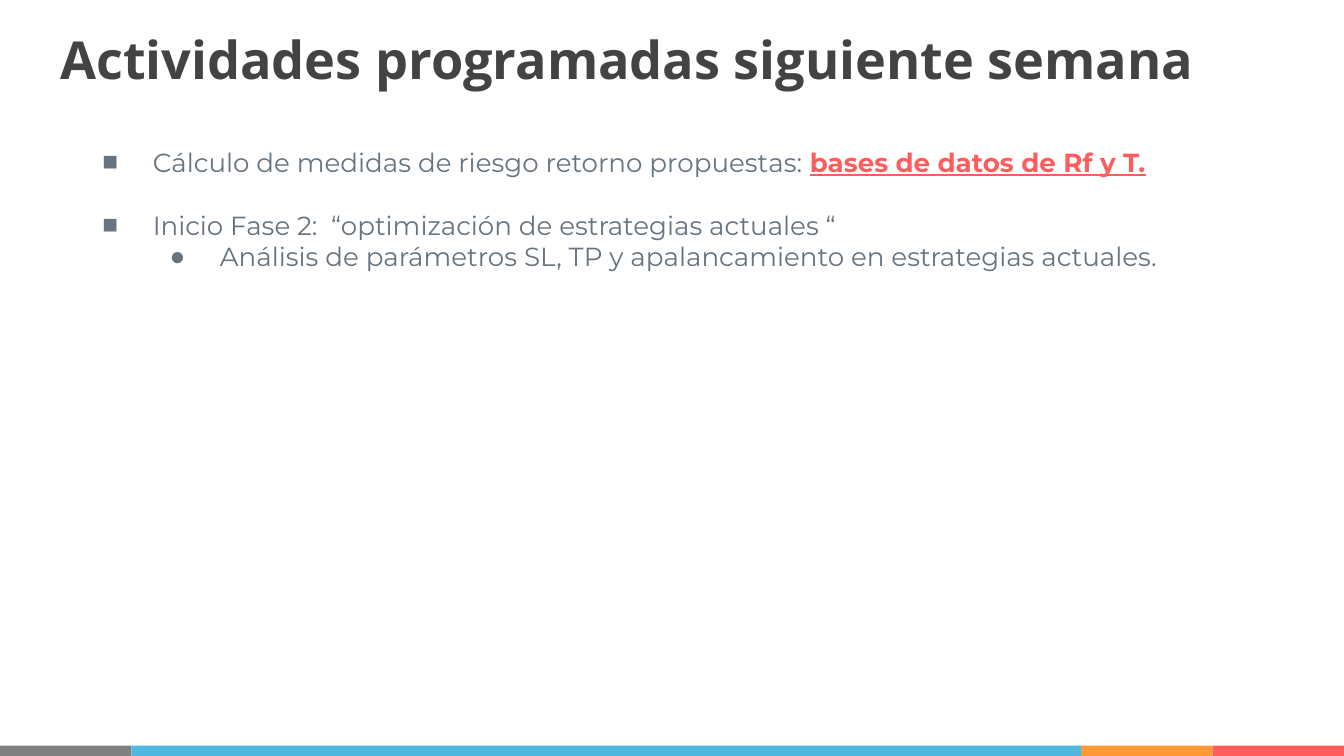
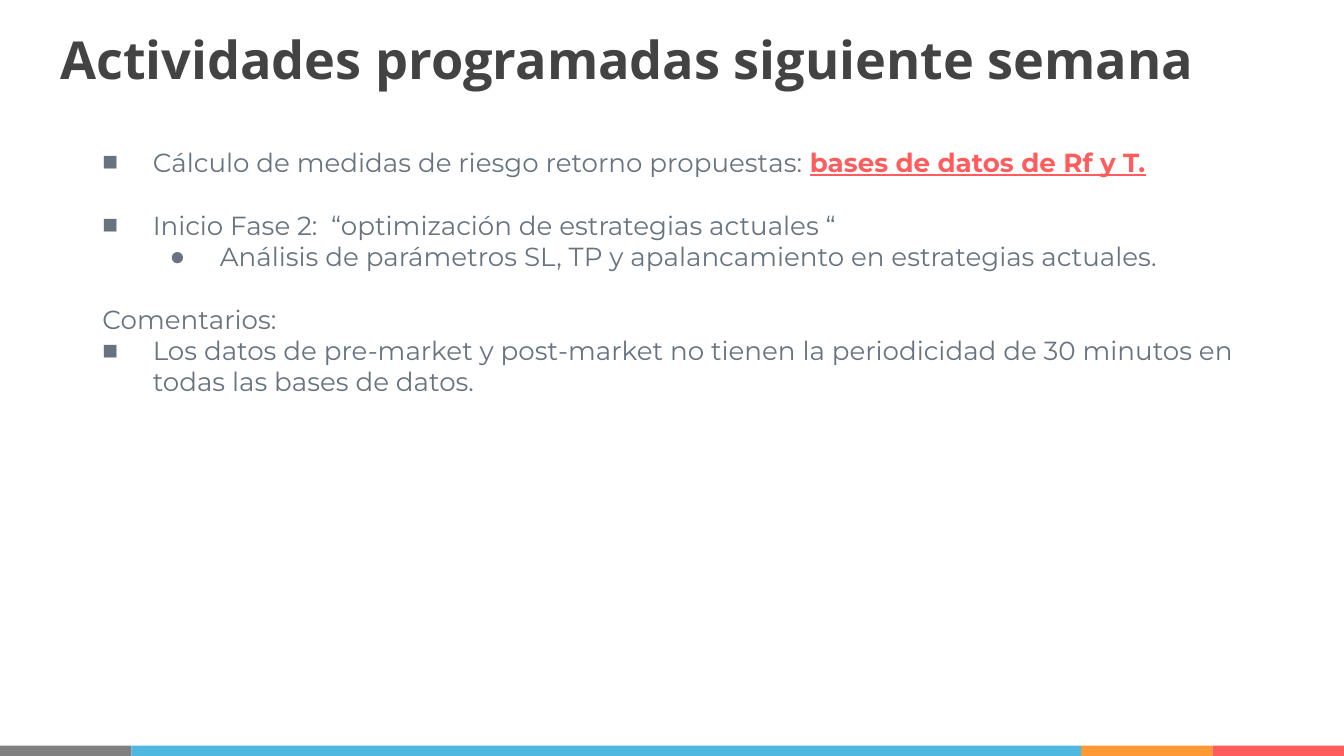
Before and after one commit to IISOS/Swell_2_Optimizacion_estrategias, a slide deck: slide 26 of Presentaciones/Swell - Optimización de estrategias - R5 (19-03-2021).pptx (slide 12 before the commit). Drawn at 1344x756 pixels with LibreOffice and Linux fonts; fonts in the diff are those of the drawing. Boxes give left, top, right and bottom in pixels: in the first picture for what was removed or moved away, otherwise in the second. Text is boxed around its words. In the diff, an @@ line names an element or a change of style, - is before the commit and + after.

```diff
--- a/Presentaciones/Swell - Optimización de estrategias - R5 (19-03-2021).pptx
+++ b/Presentaciones/Swell - Optimización de estrategias - R5 (19-03-2021).pptx
@@ text at <box>102,309,1232,391</box>: paragraphs added @@
+    Comentarios:
+    ■ Los datos de pre-market y post-market no tienen la periodicidad de 30 minutos en todas las bases de datos.
```
Also in this commit, not shown: 6 other slides changed, 16 slides added, 2 slides removed, 30 other files.
